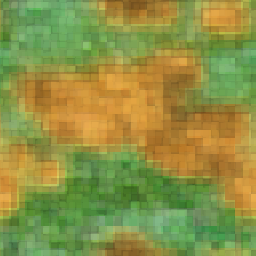
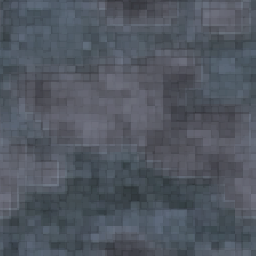
Comparing the layer stacks of the two 256x256 images. Changes:
added layer "Layer 2 copy" above "Layer 1" over [0, 0, 256, 256]
added layer "Layer 1" (hue) above "Layer 1 copy 3" over [0, 0, 256, 256]
